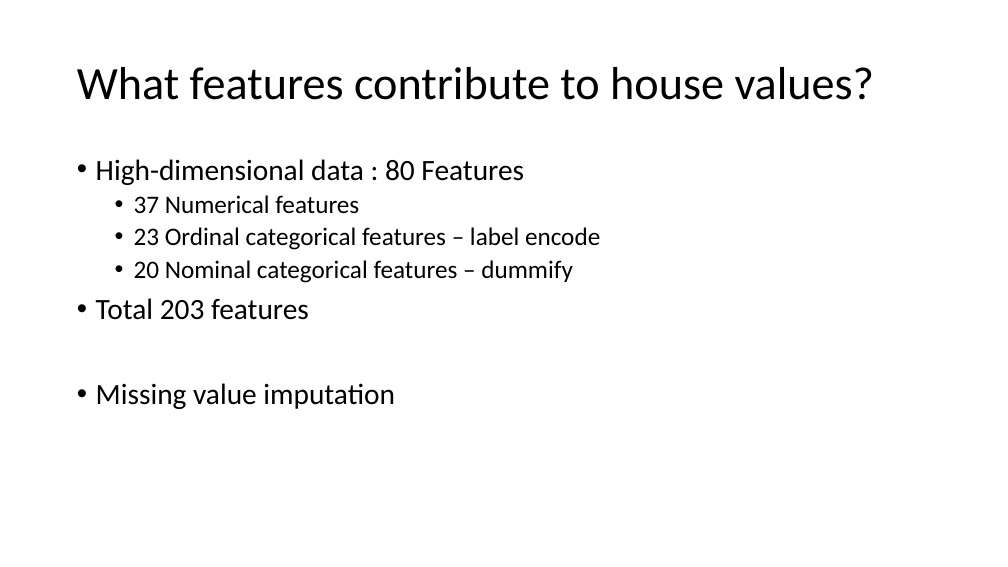
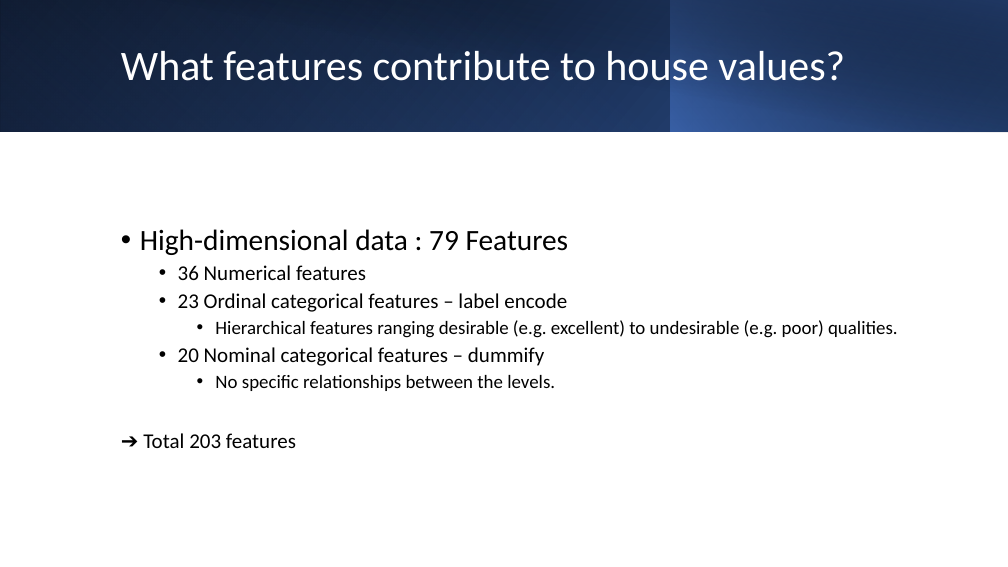
Before and after one commit to koeunlim/ML-Project, a slide deck: slide 3 of ML_Project_KL.pptx (slide 2 before the commit). Drawn at 1008x567 pixels with LibreOffice and Linux fonts; fonts in the diff are those of the drawing. Boxes give left, top, right and bottom in pixels: in the first picture for what was removed or moved away, otherwise in the second. Text is boxed around its words. In the diff, an @@ line names an element or a change of style, - is before the commit and + after.

```diff
--- a/ML_Project_KL.pptx
+++ b/ML_Project_KL.pptx
@@ rectangle added at <box>0,0,1008,132</box>, fill gradient #000000 to #2F5597 @@
@@ rectangle added at <box>0,0,671,132</box>, fill gradient #4472C4 to #203864 @@
@@ rectangle added at <box>38,0,1008,132</box>, fill gradient #000000 to #203864 @@
@@ title "What features contribute to house ...": place and size @@
-title "What features contribute to house ..." at <box>77,67,875,100</box>
+title "What features contribute to house ..." at <box>121,51,845,81</box>
@@ title "What features contribute to house ..." at <box>121,51,845,81</box>: size 44 to 40 pt, text colour #000000 to #FFFFFF @@
@@ rectangle added at <box>671,0,1008,132</box>, fill gradient #4472C4 to #000000 @@
@@ text "High-dimensional data : 79 Features": place and size @@
-text "High-dimensional data : 79 Features" at <box>96,159,600,409</box>
+text "High-dimensional data : 79 Features" at <box>140,229,898,448</box>
@@ text "High-dimensional data : 79 Features" at <box>140,229,898,448</box>: vertical alignment top to middle @@
@@ text at <box>140,229,569,280</box>: text changed @@
-• High-dimensional data : 80 Features
-  • 37 Numerical features
+• High-dimensional data : 79 Features
+  • 36 Numerical features
@@ text at <box>178,293,567,366</box>: size 24 to 20 pt in "23 Ordinal categorical features – label encode", "20 Nominal categorical features – dummify" @@
@@ text at <box>215,320,898,338</box>: paragraph added @@
+    • Hierarchical features ranging desirable (e.g. excellent) to undesirable (e.g. poor) qualities.
@@ text at <box>143,375,555,448</box>: text changed; size 28 to 18 pt @@
-• Total 203 features
-• Missing value imputation
+    • No specific relationships between the levels.
+➔ Total 203 features
```
Also in this commit, not shown: 5 other slides changed, 13 slides added, 6 slides removed, 3 other files.
